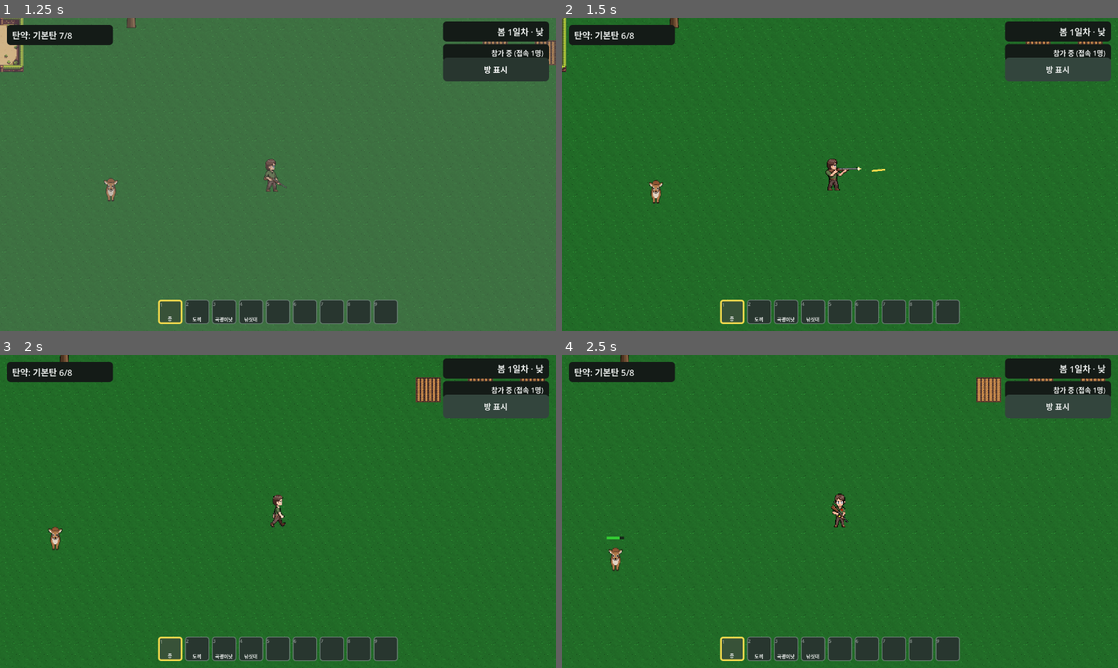
Above: before the commit, frames 1-4 (two rows, left to right).
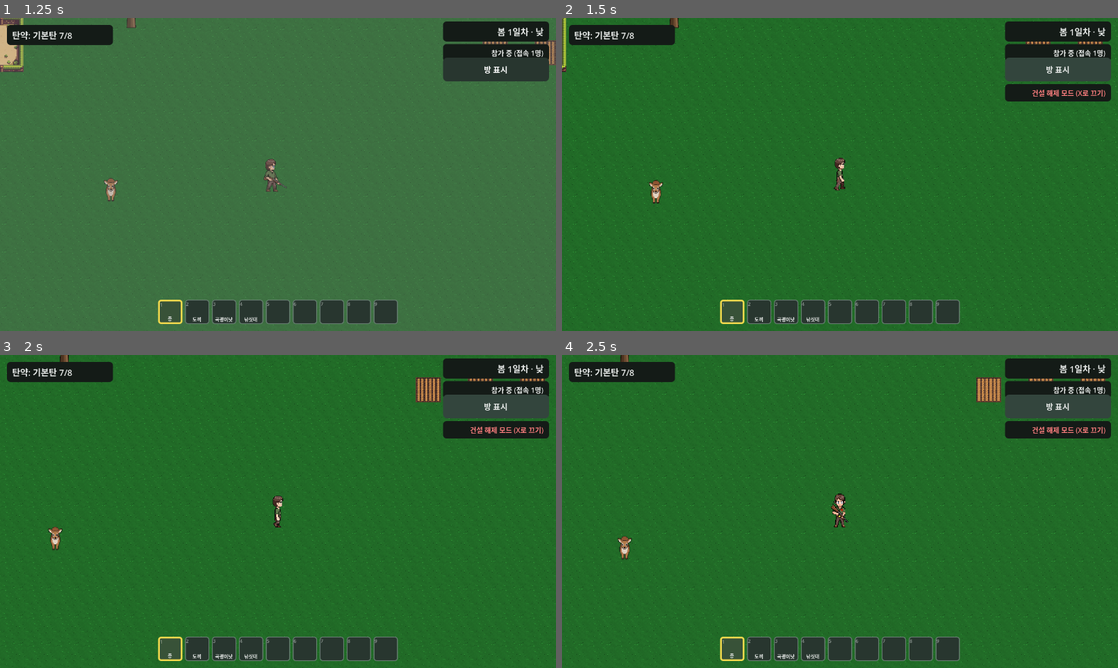
Above: after the commit, the same moments.

Repository: kimtuna/life_game
Game: Godot game, scene res://scenes/world/world.tscn
Two runs of this game, one before a commit and one after it. Both use one fixed random seed, a clock stepped at 60 frames per second and the inputs below. This scene is started directly instead of the project's main scene.
Inputs (mouse positions are in pixels of both pictures, inside the frame that each line leads up to):
- Up to frame 1 (1.25 s): click "방 표시" at 0.5 s
- Up to frame 2 (1.5 s): tap Enter at 1.25 s; move the mouse to (962, 158) at 1.27 s; hold D from 1.28 s (still down); tap X at 1.35 s; click (962, 158) at 1.42 s
- Up to frame 3 (2 s): keep holding D
- Up to frame 4 (2.5 s): release D at 2 s; drag from (728, 527) to (812, 574) at 2.02 s

Frame 1 is identical in both runs. In frame 2, 1.4% of the frame differs, in the area x 10-99%, y 4-56%; in frame 3, 1.2%; in frame 4, 1.3%.

Commit message:
[INBOX #128] 건설 해제 모드 — X 토글 + 빨간 하이라이트 + 좌클릭 철거
X키로 건설 해제 모드를 켜고 끌 수 있게 하고, 마우스 아래 철거 가능한 벽/문을 반투명 빨간색으로 표시한 뒤 좌클릭하면 철거해서 아이템을 100% 환급한다.

## 스스로 판단해서 고친 부분
- 이전 바퀴가 커밋 없이 죽으면서 남긴 미완성 작업(world.gd/world.tscn/door.gd 변경 + qa/inbox128_check.gd)을 발견해서, 새로 짜지 않고 검증 후 이어받았다.
- QA 스크립트의 마우스 오프셋 트릭이 스크린샷에서 목표 칸을 화면 밖으로 밀어내던 문제를 Input.warp_mouse로 고쳐서, 실제로 빨간 하이라이트를 눈으로 확인할 수 있게 했다.

## 지시받지 않았지만 추가한 개선
- farm_plot/resource_point/ranch_zone/storage_chest/crafting_station 5개 스크립트가 건설 해제 모드를 확인하지 않아, 모드가 켜진 채로 좌클릭하면 철거와 동시에 심기·수확·채집·채광·동물 풀어놓기·상자 열기·제작 창 열기가 같이 실행되던 실제 결함을 발견해서 door.gd와 같은 가드를 추가했다.

## 어려움 / 에러와 해결
- 마우스 고정 오프셋이 실제 화면 좌표에 좌우돼 스크린샷이 빈 화면으로 나온 문제 — Input.warp_mouse(뷰포트 중앙)으로 오프셋을 0에 가깝게 만들어 해결.
- qa/processing_table_check.gd가 world.gd에 없는 _on_craft_pressed()를 호출해 실패하는 것을 발견했으나, 이번 항목과 무관한 낡은 스크립트라 STATUS.md에만 기록하고 그대로 두었다.

Co-Authored-By: Claude Sonnet 5 <noreply@anthropic.com>

Diff:
--- /dev/null
+++ b/game/qa/inbox128_check.gd
@@ -0,0 +1,303 @@
+extends Node
+## INBOX #128 확인용 — 건설 해제 모드(X 토글 + 빨간 하이라이트 + 좌클릭 철거)가 실제로
+## 동작하는지 검증한다. inbox121_check.gd와 같은 마우스 고정 오프셋 트릭을 재사용해서
+## 원하는 격자 칸을 정확히 가리키게 만든 뒤, X 키/좌클릭 이벤트를 실제 엔진 입력 경로
+## (Input.parse_input_event)로 흘려보내 검증한다.
+
+const OUT_DIR := "/tmp/qa128"
+
+
+func _ready() -> void:
+	DirAccess.make_dir_recursive_absolute(OUT_DIR)
+	await get_tree().process_frame
+	await get_tree().process_frame
+	await get_tree().process_frame
+	await _boot_to_world()
+	await get_tree().process_frame
+	await get_tree().process_frame
+	await get_tree().process_frame
+	await _run_checks()
+
+
+func _boot_to_world() -> void:
+	get_tree().current_scene._on_play_pressed()
+	await get_tree().process_frame
+	await get_tree().process_frame
+	get_tree().current_scene._on_slot_pressed(0)
+	await get_tree().process_frame
+	await get_tree().process_frame
+	if get_tree().current_scene.has_method("_on_confirm_pressed"):
+		get_tree().current_scene._on_confirm_pressed()
+		await get_tree().process_frame
+		await get_tree().process_frame
+		await get_tree().process_frame
+	get_tree().current_scene._on_single_player_pressed()
+	await get_tree().process_frame
+	await get_tree().process_frame
+	await get_tree().process_frame
+
+
+func _fail(msg: String) -> void:
+	print("QA_INBOX128_CHECK_FAIL: ", msg)
+	get_tree().quit()
+
+
+## 마우스 고정 오프셋 트릭(#119~#121과 동일) — 카메라를 목표 칸 중심 - 오프셋으로 옮기면
+## 마우스가 그 칸을 가리키게 된다.
+func _point_mouse_at(world, offset: Vector2, target_cell: Vector2i) -> bool:
+	var target_world: Vector2 = world._grid_to_world_center(target_cell)
+	world.camera.global_position = target_world - offset
+	## 카메라 위치 변경이 뷰포트 변환에 실제로 반영되기까지 한 프레임으로는 간헐적으로
+	## 부족할 때가 있었다(같은 코드가 실행마다 다른 결과를 낸 것을 실측함) — 최대 5프레임까지
+	## 기다리며 재확인해서 타이밍에 흔들리지 않게 한다.
+	for i in range(5):
+		await get_tree().process_frame
+		var resolved_cell: Vector2i = world._world_to_grid(world.get_global_mouse_position())
+		if resolved_cell == target_cell:
+			return true
+	return false
+
+
+func _press_key(keycode: int) -> void:
+	var down := InputEventKey.new()
+	down.keycode = keycode
+	down.pressed = true
+	Input.parse_input_event(down)
+	await get_tree().process_frame
+	var up := InputEventKey.new()
+	up.keycode = keycode
+	up.pressed = false
+	Input.parse_input_event(up)
+	await get_tree().process_frame
+
+
+func _click_left() -> void:
+	var down := InputEventMouseButton.new()
+	down.button_index = MOUSE_BUTTON_LEFT
+	down.pressed = true
+	Input.parse_input_event(down)
+	await get_tree().process_frame
+	await get_tree().process_frame
+
+
+func _run_checks() -> void:
+	var world := get_tree().current_scene
+	world.set_physics_process(false)
+
+	InventoryData._general_slots.fill(null)
+	InventoryData._save()
+	world.player_sprite.global_position = Vector2(400000, 400000)  # 다른 QA 자리와 격리
+	world.camera.global_position = world.player_sprite.global_position
+	await get_tree().process_frame
+
+	## 마우스를 뷰포트 정중앙으로 워프해서 offset을 0에 가깝게 만든다 — 이렇게 해야
+	## `_point_mouse_at`이 카메라를 목표 칸에 그대로 놓아도(offset=0) 마우스가 그 칸을
+	## 가리키는 동시에 그 칸이 화면 정중앙에 렌더링되어, 스크린샷으로 실제 하이라이트
+	## 색을 눈으로 확인할 수 있다(원래 오프셋이 크면 목표 칸이 화면 밖으로 밀려나
+	## 스크린샷에 아무것도 안 보이는 문제가 있었다).
+	Input.warp_mouse(get_viewport().get_visible_rect().size / 2.0)
+	await get_tree().process_frame
+	var mouse_before: Vector2 = world.get_global_mouse_position()
+	var offset: Vector2 = mouse_before - world.camera.global_position
+	var player_cell: Vector2i = world._world_to_grid(world.player_sprite.global_position)
+
+	# --- 준비: 벽 하나 + 문 하나를 각각 다른 자리에 직접 설치 ---
+	var wall_cell: Vector2i = player_cell + Vector2i(2, 0)
+	world._grid_occupancy[wall_cell] = world._spawn_structure("wood_wall", wall_cell)
+	var door_cell: Vector2i = player_cell + Vector2i(2, 4)
+	world._grid_occupancy[door_cell] = world._spawn_structure("wood_door", door_cell)
+	world._recompute_rooms()
+	await get_tree().process_frame
+
+	# --- 1) X로 모드 켜기 ---
+	if world.is_deconstruct_mode_active():
+		_fail("시작부터 건설 해제 모드가 켜져 있음")
+		return
+	await _press_key(KEY_X)
+	if not world.is_deconstruct_mode_active():
+		_fail("X를 눌렀는데 건설 해제 모드가 켜지지 않음")
+		return
+	if not world.deconstruct_mode_panel.visible:
+		_fail("건설 해제 모드 HUD 패널이 표시되지 않음")
+		return
+	print("QA_INBOX128_TOGGLE_ON_OK")
+
+	# --- 2) 빈 칸 위에서는 하이라이트가 없어야 함 ---
+	var empty_cell: Vector2i = player_cell + Vector2i(5, 5)
+	if not await _point_mouse_at(world, offset, empty_cell):
+		_fail("빈 칸 마우스 오프셋 보정 실패")
+		return
+	await get_tree().process_frame
+	if world._deconstruct_highlighted_node != null:
+		_fail("빈 칸인데 하이라이트 노드가 설정됨")
+		return
+	print("QA_INBOX128_EMPTY_NO_HIGHLIGHT_OK")
+
+	# --- 3) 벽 칸 위에서는 반투명 빨간색으로 하이라이트되어야 함 ---
+	if not await _point_mouse_at(world, offset, wall_cell):
+		_fail("벽 칸 마우스 오프셋 보정 실패")
+		return
+	await get_tree().process_frame
+	var wall_node: Node = world._grid_occupancy[wall_cell]
+	if world._deconstruct_highlighted_node != wall_node:
+		_fail("벽 칸 위인데 하이라이트 노드가 그 벽이 아님")
+		return
+	var wall_sprite: Sprite2D = world._get_structure_sprite(wall_node)
+	if not (wall_sprite.modulate.r > wall_sprite.modulate.g + 0.2 and wall_sprite.modulate.r > wall_sprite.modulate.b + 0.2):
+		_fail("벽 칸 하이라이트 색이 빨간색 쪽으로 치우치지 않음: %s" % str(wall_sprite.modulate))
+		return
+	## 마우스를 화면 정중앙으로 워프해뒀으므로(offset≈0) `_point_mouse_at`이 카메라를
+	## 목표 칸에 그대로 두는 동시에 그 칸이 화면 정중앙에 렌더링된다 — 그래서 별도로
+	## 카메라를 옮기지 않아도 스크린샷에 실제 하이라이트 색이 눈에 보인다.
+	await get_tree().process_frame
+	await get_tree().process_frame
+	await RenderingServer.frame_post_draw
+	var img_highlight := get_viewport().get_texture().get_image()
+	img_highlight.save_png("%s/00_wall_highlighted.png" % OUT_DIR)
+	print("QA_INBOX128_WALL_HIGHLIGHT_OK")
+
+	# --- 4) 벽 칸에서 좌클릭 → 철거 + 인벤토리 환급 확인 ---
+	var count_before: int = InventoryData.get_count("wood_wall")
+	await _click_left()
+	if world._grid_occupancy.has(wall_cell):
+		_fail("좌클릭 철거 후에도 _grid_occupancy에 벽이 남아있음")
+		return
+	if is_instance_valid(wall_node):
+		_fail("철거된 벽 노드가 씬 트리에서 제거되지 않음(queue_free 미반영)")
+		return
+	var count_after: int = InventoryData.get_count("wood_wall")
+	if count_after != count_before + 1:
+		_fail("철거 후 wood_wall 인벤토리 개수가 정확히 1개 늘지 않음 (before=%d after=%d)" % [count_before, count_after])
+		return
+	world.camera.global_position = world._grid_to_world_center(wall_cell)
+	await get_tree().process_frame
+	await get_tree().process_frame
+	await RenderingServer.frame_post_draw
+	var img_removed := get_viewport().get_texture().get_image()
+	img_removed.save_png("%s/01_wall_removed.png" % OUT_DIR)
+	print("QA_INBOX128_WALL_REMOVE_REFUND_OK")
+
+	# --- 5) 문: 건설 해제 모드에서는 좌클릭이 열림/닫힘 토글이 아니라 철거여야 함
+	#     (플레이어를 상호작용 반경 안에 둬서 door.gd 자체 핸들러 조건도 만족시킨 채 확인) ---
+	var door_node: Door = world._grid_occupancy[door_cell]
+	if door_node.is_open:
+		_fail("문이 시작부터 열려 있음(테스트 전제 오류)")
+		return
+	if not await _point_mouse_at(world, offset, door_cell):
+		_fail("문 칸 마우스 오프셋 보정 실패")
+		return
+	world.player_sprite.global_position = world._grid_to_world_center(door_cell) + Vector2(20, 0)
+	await get_tree().process_frame
+	var door_count_before: int = InventoryData.get_count("wood_door")
+	await _click_left()
+	## 열림 토글로 반응했다면 door_node는 여전히 유효하고 is_open=true일 것이다 — 반대로
+	## 제대로 철거됐다면 노드 자체가 free돼서 is_open을 더 이상 읽을 수 없다(그게 정상).
+	if is_instance_valid(door_node):
+		_fail("건설 해제 모드에서 좌클릭했는데 문이 철거되지 않고 남아있음(열림 토글로 반응했을 가능성)")
+		return
+	if world._grid_occupancy.has(door_cell):
+		_fail("문 철거 후에도 _grid_occupancy에 남아있음")
+		return
+	var door_count_after: int = InventoryData.get_count("wood_door")
+	if door_count_after != door_count_before + 1:
+		_fail("문 철거 후 wood_door 인벤토리 개수가 정확히 1개 늘지 않음")
+		return
+	print("QA_INBOX128_DOOR_REMOVE_OK")
+
+	# --- 6) X로 모드 끄기 → 하이라이트 해제 + HUD 패널 숨김 ---
+	await _press_key(KEY_X)
+	if world.is_deconstruct_mode_active():
+		_fail("다시 X를 눌렀는데 건설 해제 모드가 꺼지지 않음")
+		return
+	if world.deconstruct_mode_panel.visible:
+		_fail("모드를 껐는데 HUD 패널이 계속 보임")
+		return
+	await get_tree().process_frame
+	if world._deconstruct_highlighted_node != null:
+		_fail("모드를 껐는데 하이라이트가 남아있음")
+		return
+	print("QA_INBOX128_TOGGLE_OFF_OK")
+
+	# --- 7) 모드가 꺼진 상태에서는 평소처럼 문 좌클릭이 열림 토글로 동작해야 함(회귀 없음) ---
+	## 4)/5)의 철거 환급으로 일반 슬롯 0/1이 이미 wood_wall/wood_door로 채워져 있으므로,
+	## 정말로 빈손 슬롯을 골랐는지 확인하려면 먼저 슬롯을 비워야 한다(#109 결정 로그와
+	## 같은 함정 — 환급된 아이템이 남아있으면 "빈손"이라는 테스트 전제가 깨진다).
+	InventoryData._general_slots.fill(null)
+	InventoryData._save()
+	var door_cell2: Vector2i = player_cell + Vector2i(2, 8)
+	world._grid_occupancy[door_cell2] = world._spawn_structure("wood_door", door_cell2)
+	world._recompute_rooms()
+	var door2: Door = world._grid_occupancy[door_cell2]
+	world._select_hotbar(1)  # 이제 진짜 비어있음 → 빈손, 배치 모드 아님
+	world.player_sprite.global_position = world._grid_to_world_center(door_cell2) + Vector2(20, 0)
+	await get_tree().process_frame
+	if world.get_held_item() != "":
+		_fail("빈손 전제가 깨짐: 핫바 슬롯1에 여전히 %s가 들어있음" % world.get_held_item())
+		return
+	await _click_left()
+	if not door2.is_open:
+		_fail("모드가 꺼진 상태에서 좌클릭했는데 문이 열리지 않음(정상 토글 회귀)")
+		return
+	print("QA_INBOX128_NORMAL_TOGGLE_STILL_WORKS_OK")
+
+	# --- 8) 배치 모드와의 상호 배제: 건설 아이템을 든 채 X를 누르면 배치 모드가 꺼져야 함 ---
+	InventoryData.add_item("stone_wall", 1)
+	world._select_hotbar(0)
+	await get_tree().process_frame
+	if world.get_held_item() != "stone_wall":
+		_fail("stone_wall이 핫바에 선택되지 않음")
+		return
+	if not world.is_build_placement_active():
+		_fail("건설 아이템을 들었는데 배치 모드가 활성화되지 않음(사전 조건 실패)")
+		return
+	await _press_key(KEY_X)
+	if not world.is_deconstruct_mode_active():
+		_fail("건설 아이템을 든 채 X를 눌렀는데 건설 해제 모드가 켜지지 않음")
+		return
+	if world.is_build_placement_active():
+		_fail("건설 해제 모드가 켜졌는데 배치 모드가 여전히 활성 상태로 남아있음(상호 배제 실패)")
+		return
+	await get_tree().process_frame
+	if world._build_ghost.visible:
+		_fail("건설 해제 모드가 켜졌는데 배치 고스트가 여전히 보임")
+		return
+	await _press_key(KEY_X)  # 정리: 모드 끄기
+	print("QA_INBOX128_MUTUAL_EXCLUSION_OK")
+
+	# --- 9) 방 감지 재계산: 방을 두른 벽 하나를 철거하면 방이 사라져야 함 ---
+	var room_origin_cell: Vector2i = player_cell + Vector2i(20, 20)
+	for dx in range(4):
+		for dy in range(4):
+			if dx > 0 and dx < 3 and dy > 0 and dy < 3:
+				continue
+			var cell: Vector2i = room_origin_cell + Vector2i(dx, dy)
+			world._grid_occupancy[cell] = world._spawn_structure("wood_wall", cell)
+	world._recompute_rooms()
+	var inner_cell: Vector2i = room_origin_cell + Vector2i(1, 1)
+	var room_id_before: int = world.get_room_id_at(world._grid_to_world_center(inner_cell))
+	if room_id_before == -1:
+		_fail("방 둘레를 다 지었는데 방으로 인식되지 않음(사전 조건 실패)")
+		return
+
+	await _press_key(KEY_X)
+	## 모서리(코너) 칸을 철거하면 4방향 연결로는 안팎이 이어지지 않는다(코너의 두 이웃이
+	## 여전히 벽이라 안쪽과도 바깥과도 대각선으로만 붙어 있음) — 실제로 안팎을 뚫으려면
+	## 변의 중간 칸(내부 칸과 바깥 칸에 각각 한 면씩 직접 붙어 있는 칸)을 철거해야 한다.
+	var breach_cell: Vector2i = room_origin_cell + Vector2i(1, 0)
+	if not await _point_mouse_at(world, offset, breach_cell):
+		_fail("방 벽 칸 마우스 오프셋 보정 실패")
+		return
+	await get_tree().process_frame
+	await _click_left()
+	if world._grid_occupancy.has(breach_cell):
+		_fail("방 벽을 철거했는데 _grid_occupancy에 여전히 남아있음")
+		return
+	var room_id_after: int = world.get_room_id_at(world._grid_to_world_center(inner_cell))
+	if room_id_after != -1:
+		_fail("방을 두른 벽 하나를 철거했는데도 여전히 방으로 인식됨(방 재계산 안 됨)")
+		return
+	print("QA_INBOX128_ROOM_RECOMPUTE_OK")
+	await _press_key(KEY_X)  # 정리
+
+	print("QA_INBOX128_CHECK_PASS")
+	get_tree().quit()
--- a/game/scenes/farm_plot/farm_plot.gd
+++ b/game/scenes/farm_plot/farm_plot.gd
@@ -60,6 +60,10 @@
 func _unhandled_input(event: InputEvent) -> void:
 	if not prompt.visible or world_ref == null:
 		return
+	## 건설 해제 모드(INBOX #128)에서는 좌클릭이 항상 철거로만 동작해야 하므로, 이 모드가
+	## 켜져 있는 동안은 심기/수확을 하지 않는다(door.gd와 같은 패턴).
+	if world_ref.is_deconstruct_mode_active():
+		return
 	if not (event is InputEventMouseButton and event.pressed and event.button_index == MOUSE_BUTTON_LEFT):
 		return
 	match _state:
--- a/game/scenes/ranch_zone/ranch_zone.gd
+++ b/game/scenes/ranch_zone/ranch_zone.gd
@@ -66,6 +66,10 @@
 func _unhandled_input(event: InputEvent) -> void:
 	if not prompt.visible:
 		return
+	## 건설 해제 모드(INBOX #128)에서는 좌클릭이 항상 철거로만 동작해야 하므로, 이 모드가
+	## 켜져 있는 동안은 동물을 풀어놓지 않는다(door.gd와 같은 패턴).
+	if world_ref != null and world_ref.is_deconstruct_mode_active():
+		return
 	if event is InputEventMouseButton and event.pressed and event.button_index == MOUSE_BUTTON_LEFT \
 			and world_ref != null and world_ref.get_held_item() == CAPTURED_ITEM:
 		_release_one()
--- a/game/scenes/resource_point/resource_point.gd
+++ b/game/scenes/resource_point/resource_point.gd
@@ -52,6 +52,10 @@
 func _unhandled_input(event: InputEvent) -> void:
 	if _cooldown > 0.0 or not prompt.visible:
 		return
+	## 건설 해제 모드(INBOX #128)에서는 좌클릭이 항상 철거로만 동작해야 하므로, 이 모드가
+	## 켜져 있는 동안은 손에 든 도구가 맞아도 채집/채광을 하지 않는다(door.gd와 같은 패턴).
+	if world_ref != null and world_ref.is_deconstruct_mode_active():
+		return
 	if event is InputEventMouseButton and event.pressed and event.button_index == MOUSE_BUTTON_LEFT \
 			and world_ref != null and world_ref.get_held_tool() == required_tool:
 		_harvest()
--- a/game/scenes/storage_chest/storage_chest.gd
+++ b/game/scenes/storage_chest/storage_chest.gd
@@ -57,6 +57,10 @@
 
 func _unhandled_input(event: InputEvent) -> void:
 	if not prompt.visible or world_ref == null:
+		return
+	## 건설 해제 모드(INBOX #128)에서는 좌클릭이 항상 철거로만 동작해야 하므로, 이 모드가
+	## 켜져 있는 동안은 상자를 열지 않는다(door.gd와 같은 패턴).
+	if world_ref.is_deconstruct_mode_active():
 		return
 	if event is InputEventMouseButton and event.pressed and event.button_index == MOUSE_BUTTON_LEFT:
 		world_ref.open_storage_window(CHEST_TITLE, self)
--- a/game/scenes/world/world.gd
+++ b/game/scenes/world/world.gd
@@ -159,6 +159,15 @@
 ## (_select_hotbar가 호출되면) 초기화된다 — "우클릭 또는 도구를 바꾸면 배치 모드를
 ## 취소한다" 요구사항.
 var _build_placement_cancelled: bool = false
+
+## 건설 해제 모드(INBOX #128) — X키로 토글. 배치 모드와 동시에 켜질 수 없으므로,
+## `is_build_placement_active()`가 이 값을 확인해서 켜져 있는 동안은 배치 관련 동작
+## (고스트 표시/설치 확정)을 전부 비활성화한다.
+var _deconstruct_mode: bool = false
+## 지금 마우스 아래 격자 칸에 있어서 반투명 빨간색으로 덧칠된 구조물 노드(없으면 null).
+## 마우스가 다른 칸으로 옮겨가거나 모드가 꺼지면 원래 색으로 되돌리는 데 쓴다.
+var _deconstruct_highlighted_node: Node = null
+const DECONSTRUCT_TINT := Color(1.0, 0.35, 0.35, 1.0)
 
 ## InventoryData가 저장하는 아이템 키(내부 이름) -> 화면 표시 이름.
 const ITEM_LABELS := {
@@ -300,6 +309,7 @@
 @onready var net_panel: PanelContainer = $UI/HUD/NetPanel
 @onready var net_label: Label = $UI/HUD/NetPanel/NetLabel
 @onready var room_overlay_toggle: Button = $UI/HUD/RoomOverlayToggle
+@onready var deconstruct_mode_panel: PanelContainer = $UI/HUD/DeconstructModePanel
 @onready var room_overlay: RoomOverlay = $RoomOverlay
 @onready var day_night_modulate: CanvasModulate = $DayNightModulate
 @onready var rain_overlay: ColorRect = $UI/RainOverlay
@@ -429,6 +439,8 @@
 			_build_ghost.visible = false
 		else:
 			_update_build_ghost()
+	## 건설 해제 하이라이트(INBOX #128)도 같은 이유로 렌더 프레임마다 갱신한다.
+	_update_deconstruct_highlight()
 	if _storage_message_timer > 0.0:
 		_storage_message_timer -= delta
 		if _storage_message_timer <= 0.0:
@@ -458,10 +470,22 @@
 	elif event is InputEventKey and event.pressed and not event.echo and not _paused and not _inventory_open \
 			and not _crafting_open and not _storage_open and event.keycode == KEY_R and _held_tool == "gun":
 		_start_reload()
+	elif event is InputEventKey and event.pressed and not event.echo and not _paused and not _inventory_open \
+			and not _crafting_open and not _storage_open and event.keycode == KEY_X:
+		## 건설 해제 모드 토글(INBOX #128). 배치 모드(BUILDABLE_STRUCTURES를 손에 든 상태)와
+		## 동시에 켜질 수 없다 — `is_build_placement_active()`가 `_deconstruct_mode`를
+		## 확인하므로, 여기서 켜는 순간 배치 모드의 고스트/설치 확정은 자동으로 비활성화된다.
+		_deconstruct_mode = not _deconstruct_mode
+		deconstruct_mode_panel.visible = _deconstruct_mode
 	elif event is InputEventMouseButton and event.pressed and not _paused and not _inventory_open \
 			and not _crafting_open and not _storage_open and event.button_index == MOUSE_BUTTON_RIGHT and _held_tool == "gun":
 		_ammo_type = "tranq" if _ammo_type == "normal" else "normal"
 		_update_ammo_label()
+	elif event is InputEventMouseButton and event.pressed and not _paused and not _inventory_open \
+			and not _crafting_open and not _storage_open and event.button_index == MOUSE_BUTTON_LEFT and _deconstruct_mode:
+		## 건설 해제 모드 좌클릭(INBOX #128) — 다른 도구 사용/배치 확정보다 먼저 처리해서
+		## 이 모드가 켜져 있는 동안은 손에 무엇을 들었든 좌클릭이 항상 철거로만 동작한다.
+		_try_deconstruct_structure()
 	elif event is InputEventMouseButton and event.pressed and not _paused and not _inventory_open \
 			and not _crafting_open and not _storage_open and event.button_index == MOUSE_BUTTON_LEFT and _held_tool == "axe":
 		## 도끼는 INBOX #43부터 옆 아이콘이 아니라 캐릭터 애니메이션 프레임 자체
@@ -484,7 +508,7 @@
 		_tool_use_flash_timer = AXE_CHOP_FLASH_DURATION
 	elif event is InputEventMouseButton and event.pressed and not _paused and not _inventory_open \
 			and not _crafting_open and not _storage_open and event.button_index == MOUSE_BUTTON_LEFT \
-			and not _build_placement_cancelled and BUILDABLE_STRUCTURES.has(get_held_item()):
+			and not _deconstruct_mode and not _build_placement_cancelled and BUILDABLE_STRUCTURES.has(get_held_item()):
 		## 건축 배치 모드(INBOX #119) — 격자에 스냅된 칸에 좌클릭으로 설치 확정.
 		_try_place_structure()
 	elif event is InputEventMouseButton and event.pressed and not _paused and not _inventory_open \
@@ -534,8 +558,8 @@
 			_is_reloading = false
 			_ammo_in_magazine[_reloading_ammo_type] = GUN_MAGAZINE_SIZE
 			_update_ammo_label()
-	if _held_tool == "gun" and Input.is_mouse_button_pressed(MOUSE_BUTTON_LEFT) and _fire_cooldown <= 0.0 \
-			and not _is_reloading and _ammo_in_magazine[_ammo_type] > 0:
+	if _held_tool == "gun" and not _deconstruct_mode and Input.is_mouse_button_pressed(MOUSE_BUTTON_LEFT) \
+			and _fire_cooldown <= 0.0 and not _is_reloading and _ammo_in_magazine[_ammo_type] > 0:
 		_fire()
 
 	if NetworkSession.is_active():
@@ -823,7 +847,7 @@
 ## 반투명 미리보기를 표시한다. 이미 다른 건축물이 있는 칸이면 붉은색으로 경고한다.
 func _update_build_ghost() -> void:
 	var item := get_held_item()
-	if _build_placement_cancelled or not BUILDABLE_STRUCTURES.has(item):
+	if _deconstruct_mode or _build_placement_cancelled or not BUILDABLE_STRUCTURES.has(item):
 		_build_ghost.visible = false
 		return
 	var data: Dictionary = BUILDABLE_STRUCTURES[item]
@@ -843,7 +867,14 @@
 ## 열림/닫힘 토글" 조건을 판정할 때 이걸로 조회한다(resource_point.gd의
 ## get_held_tool() 패턴과 같음).
 func is_build_placement_active() -> bool:
-	return not _build_placement_cancelled and BUILDABLE_STRUCTURES.has(get_held_item())
+	return not _deconstruct_mode and not _build_placement_cancelled and BUILDABLE_STRUCTURES.has(get_held_item())
+
+
+## 지금 건설 해제 모드 중인지를 밖에서 읽을 수 있게 하는 공개 접근자(INBOX #128,
+## is_build_placement_active()와 같은 위상). door.gd가 이 모드 중에는 좌클릭을 자기
+## 열림/닫힘 토글로 소비하지 않고 그대로 흘려보내서 world.gd의 철거 처리가 받게 한다.
+func is_deconstruct_mode_active() -> bool:
+	return _deconstruct_mode
 
 
 ## 좌클릭으로 배치 모드를 확정한다(INBOX #119) — 마우스 아래 격자 칸이 비어 있으면
@@ -873,6 +904,9 @@
 	var body: StaticBody2D = Door.new() if is_door else StaticBody2D.new()
 	body.name = "Structure_%s_%d_%d" % [item, cell.x, cell.y]
 	body.position = _grid_to_world_center(cell)
+	## 건설 해제(INBOX #128)가 어떤 아이템을 환급해야 하는지 알 수 있도록 아이템 키를
+	## 메타데이터로 남겨둔다 — _grid_occupancy는 노드만 들고 있어서 역참조할 방법이 없었음.
+	body.set_meta("structure_item", item)
 	var shape := RectangleShape2D.new()
 	shape.size = Vector2(BUILD_GRID_SIZE, BUILD_GRID_SIZE)
 	var col := CollisionShape2D.new()
@@ -892,6 +926,66 @@
 		door.player_ref = player_sprite
 		door.world_ref = self
 	return body
+
+
+## 구조물 노드(StaticBody2D 또는 Door)에서 그림을 담당하는 Sprite2D 자식을 찾는다
+## (INBOX #128). Door의 `_sprite`는 밖에서 직접 접근하지 않고 이렇게 공통 방식으로 찾아서
+## 벽(StaticBody2D)/문(Door) 어느 쪽이든 같은 코드로 반투명 빨간색 하이라이트를 씌운다.
+func _get_structure_sprite(node: Node) -> Sprite2D:
+	for child in node.get_children():
+		if child is Sprite2D:
+			return child
+	return null
+
+
+## 하이라이트를 걷어낼 때 되돌려야 할 "평소" modulate. 문은 열려 있으면 반투명(door.gd의
+## _toggle()이 alpha=0.35로 표현)이므로, 하이라이트를 벗겨도 그 반투명함은 유지해야 한다.
+func _structure_normal_modulate(node: Node) -> Color:
+	if node is Door and node.is_open:
+		return Color(1.0, 1.0, 1.0, 0.35)
+	return Color(1.0, 1.0, 1.0, 1.0)
+
+
+## 건설 해제 모드(INBOX #128)일 때 매 프레임 마우스 아래 격자 칸을 확인해서, 철거 가능한
+## 구조물이 있으면 그 스프라이트를 반투명 빨간색으로 덧칠한다. 모드가 꺼지거나 마우스가
+## 빈 칸/다른 칸으로 옮겨가면 이전에 칠했던 노드를 평소 색으로 되돌린다.
+func _update_deconstruct_highlight() -> void:
+	var target_node: Node = null
+	if _deconstruct_mode and not _paused and not _inventory_open and not _crafting_open and not _storage_open:
+		var cell := _world_to_grid(get_global_mouse_position())
+		if _grid_occupancy.has(cell):
+			target_node = _grid_occupancy[cell]
+	if target_node == _deconstruct_highlighted_node:
+		return
+	if _deconstruct_highlighted_node != null and is_instance_valid(_deconstruct_highlighted_node):
+		var old_sprite := _get_structure_sprite(_deconstruct_highlighted_node)
+		if old_sprite != null:
+			old_sprite.modulate = _structure_normal_modulate(_deconstruct_highlighted_node)
+	_deconstruct_highlighted_node = target_node
+	if _deconstruct_highlighted_node != null:
+		var new_sprite := _get_structure_sprite(_deconstruct_highlighted_node)
+		if new_sprite != null:
+			var base := _structure_normal_modulate(_deconstruct_highlighted_node)
+			new_sprite.modulate = Color(DECONSTRUCT_TINT.r, DECONSTRUCT_TINT.g, DECONSTRUCT_TINT.b, base.a)
+
+
+## 건설 해제 모드에서 좌클릭했을 때 실행된다(INBOX #128) — 마우스 아래 격자 칸에 벽/문이
+## 있으면 철거하고, 설치 때 소모했던 아이템을 100% 환급한다(문은 열려있든 닫혀있든 철거
+## 가능 — DESIGN.md/INBOX #128 원문). 인벤토리가 가득 차 있으면 #24의 바닥 드롭 패턴으로
+## 대체해서 손실이 없게 한다.
+func _try_deconstruct_structure() -> void:
+	var cell := _world_to_grid(get_global_mouse_position())
+	if not _grid_occupancy.has(cell):
+		return
+	var node: Node = _grid_occupancy[cell]
+	var item: String = node.get_meta("structure_item", "")
+	_grid_occupancy.erase(cell)
+	if _deconstruct_highlighted_node == node:
+		_deconstruct_highlighted_node = null
+	node.queue_free()
+	if item != "" and InventoryData.add_item(item, 1) < 1:
+		spawn_dropped_item(item, 1, _grid_to_world_center(cell))
+	_recompute_rooms()
 
 
 ## 플레이어 이동에 건축물 격자 충돌을 적용한다(INBOX #119, 위 PLAYER_COLLISION_RADIUS
--- a/game/scenes/world/world.tscn
+++ b/game/scenes/world/world.tscn
@@ -145,6 +145,28 @@
 toggle_mode = true
 text = "방 표시"
 
+[node name="DeconstructModePanel" type="PanelContainer" parent="UI/HUD"]
+visible = false
+layout_mode = 1
+anchors_preset = 3
+anchor_left = 1.0
+anchor_top = 0.0
+anchor_right = 1.0
+anchor_bottom = 0.0
+offset_left = -260.0
+offset_top = 154.0
+offset_right = -16.0
+offset_bottom = 192.0
+grow_horizontal = 0
+theme_override_styles/panel = SubResource("StyleBoxFlat_hud_panel")
+
+[node name="DeconstructModeLabel" type="Label" parent="UI/HUD/DeconstructModePanel"]
+layout_mode = 2
+theme_override_font_sizes/font_size = 16
+theme_override_colors/font_color = Color(1.0, 0.5, 0.5, 1.0)
+horizontal_alignment = 2
+text = "건설 해제 모드 (X로 끄기)"
+
 [node name="HotbarBar" type="HBoxContainer" parent="UI/HUD"]
 layout_mode = 1
 anchors_preset = -1
--- a/game/scripts/crafting_station.gd
+++ b/game/scripts/crafting_station.gd
@@ -63,6 +63,10 @@
 
 func _unhandled_input(event: InputEvent) -> void:
 	if not prompt.visible or world_ref == null:
+		return
+	## 건설 해제 모드(INBOX #128)에서는 좌클릭이 항상 철거로만 동작해야 하므로, 이 모드가
+	## 켜져 있는 동안은 제작 창을 열지 않는다(door.gd와 같은 패턴).
+	if world_ref.is_deconstruct_mode_active():
 		return
 	if event is InputEventMouseButton and event.pressed and event.button_index == MOUSE_BUTTON_LEFT:
 		world_ref.open_crafting_window(get_title(), get_recipes(), self)
--- a/game/scripts/door.gd
+++ b/game/scripts/door.gd
@@ -36,6 +36,11 @@
 		return
 	if world_ref.is_build_placement_active():
 		return
+	if world_ref.is_deconstruct_mode_active():
+		## 건설 해제 모드(INBOX #128)에서는 좌클릭이 문 열림/닫힘 토글이 아니라 철거로
+		## 소비돼야 하므로, 여기서 입력을 handled 처리하지 않고 그대로 흘려보내
+		## world.gd의 _unhandled_input이 대신 받게 한다.
+		return
 	_toggle()
 	get_viewport().set_input_as_handled()
 
Not shown, added: game/qa/inbox127_check.gd.uid
Not shown, changed: docs/STATUS.md
Not shown, changed: docs/feedback/INBOX.md
